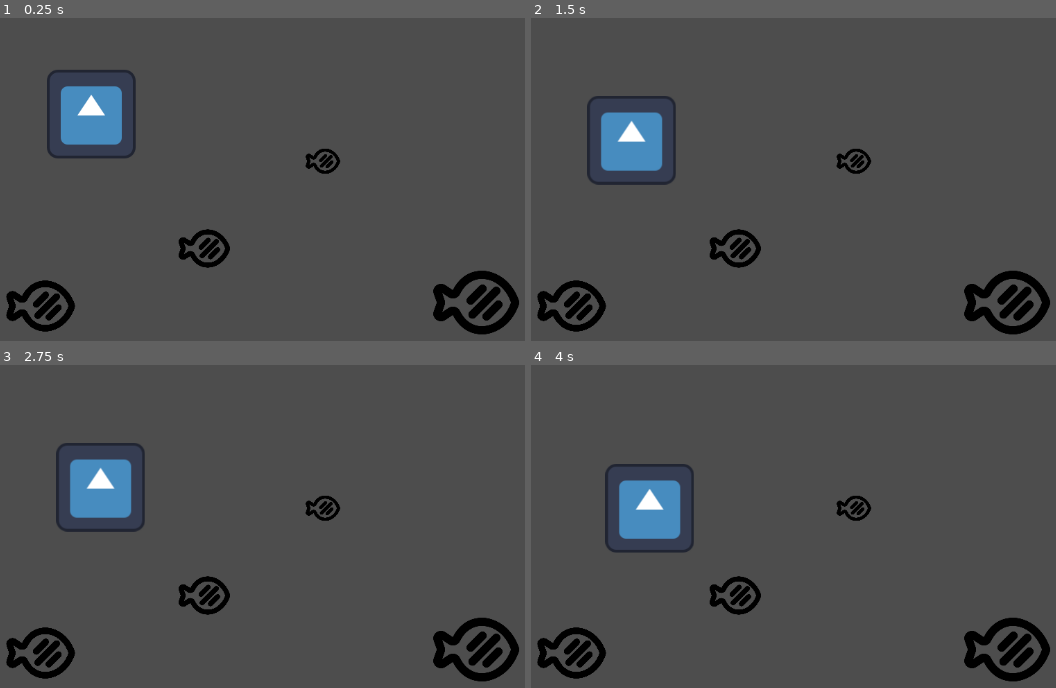
Above: before the commit, frames 1-4 (two rows, left to right).
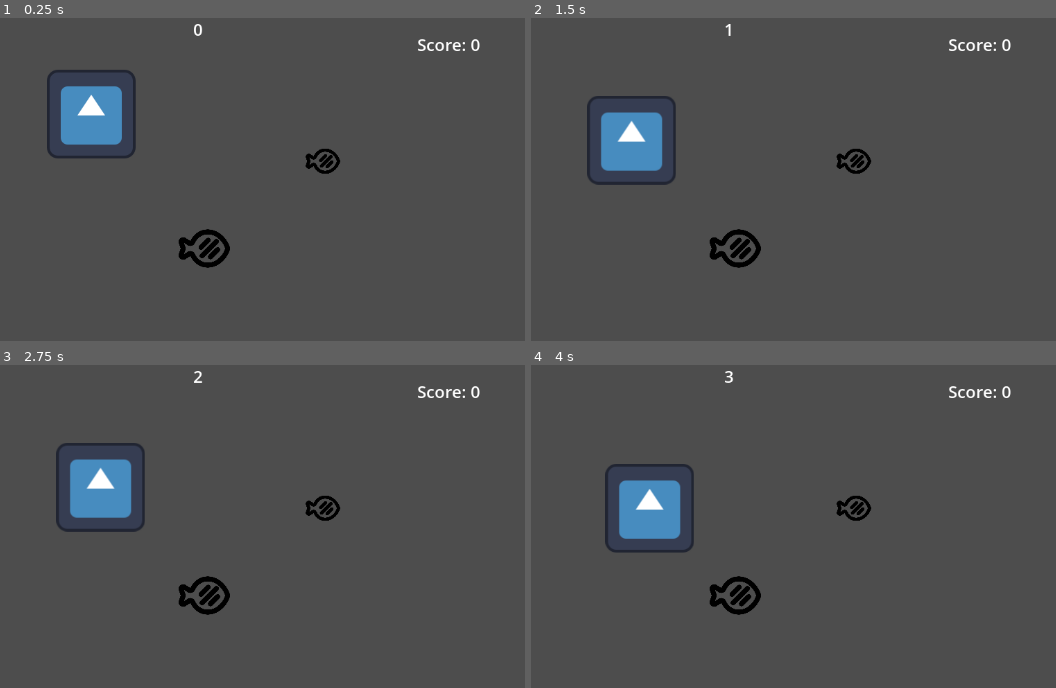
Above: after the commit, the same moments.

Repository: bryanjhdang/gmtk2024
Game: Godot game, scene res://scenes/sandbox.tscn
Same seed, same stepped clock (60 frames per second), same inputs: the game is played once before the commit and once after it. The engine's default icon, where the game draws it, is replaced by a stand-in: a white triangle on a blue panel in a dark square.
Inputs (mouse positions are in pixels of both pictures, inside the frame that each line leads up to):
- Up to frame 1 (0.25 s): no input
- Up to frame 2 (1.5 s): tap Enter at 0.5 s; move the mouse to (1008, 218) at 0.52 s; tap Q (dash) at 0.6 s; tap Space at 1.25 s; move the mouse to (672, 263) at 1.27 s; click (672, 263) at 1.35 s
- Up to frame 3 (2.75 s): tap Enter at 2 s; move the mouse to (383, 487) at 2.02 s; tap Q (dash) at 2.1 s
- Up to frame 4 (4 s): tap Space at 2.75 s; move the mouse to (793, 675) at 2.77 s; click (793, 675) at 2.85 s; tap Enter at 3.5 s; move the mouse to (outside the picture) at 3.52 s; tap Q (dash) at 3.6 s

The runs differ from the first frame. In frame 1, 2.9% of the frame differs, in the area x 1-99%, y 1-99%; in frame 2, 2.9%; in frame 3, 2.9%; in frame 4, 2.9%.

Commit message:
added scoreboard functionality

Diff:
--- a/scenes/game_manager.gd
+++ b/scenes/game_manager.gd
@@ -2,6 +2,14 @@
 
 var score: float = 100
 
+@onready var score_label = %scoreLabel  # Adjust path as needed
+
+
 func add_point(amount: float):
 	score += amount
+	update_score_label()
 	print(score)
+
+func update_score_label() -> void:
+	if score_label:
+		score_label.update_score(score)
--- a/scenes/sandbox.tscn
+++ b/scenes/sandbox.tscn
@@ -4,8 +4,8 @@
 [ext_resource type="PackedScene" uid="uid://dobfx4bhn6edj" path="res://characters/player/player.tscn" id="1_oa5yd"]
 [ext_resource type="PackedScene" uid="uid://cstbqkds6d5hl" path="res://characters/fish/baby_fish.tscn" id="2_e1r8k"]
 [ext_resource type="PackedScene" uid="uid://cbsal0wiyon0b" path="res://characters/fish/small_fish.tscn" id="4_mw18f"]
-[ext_resource type="PackedScene" path="res://characters/fish/medium_fish.tscn" id="5_6w228"]
-[ext_resource type="PackedScene" path="res://characters/fish/large_fish.tscn" id="6_7m8r5"]
+[ext_resource type="Script" path="res://scripts/timer_label.gd" id="5_fh6ij"]
+[ext_resource type="Script" path="res://scripts/score_label.gd" id="6_upw4n"]
 
 [node name="TestingPlayground" type="Node2D"]
 
@@ -18,12 +18,27 @@
 
 [node name="BabyFish" parent="." instance=ExtResource("2_e1r8k")]
 position = Vector2(604, 211)
+value = 0.0
 
 [node name="SmallFish" parent="." instance=ExtResource("4_mw18f")]
 position = Vector2(433, 337)
+value = 0.0
 
-[node name="MediumFish" parent="." instance=ExtResource("5_6w228")]
-position = Vector2(197, 420)
+[node name="timerLabel" type="Label" parent="."]
+offset_left = 417.0
+offset_top = 4.0
+offset_right = 623.0
+offset_bottom = 63.0
+theme_override_font_sizes/font_size = 24
+text = "timer"
+script = ExtResource("5_fh6ij")
 
-[node name="LargeFish" parent="." instance=ExtResource("6_7m8r5")]
-position = Vector2(825, 415)
+[node name="scoreLabel" type="Label" parent="."]
+unique_name_in_owner = true
+offset_left = 740.0
+offset_top = 26.0
+offset_right = 782.0
+offset_bottom = 49.0
+theme_override_font_sizes/font_size = 24
+text = "score"
+script = ExtResource("6_upw4n")
--- /dev/null
+++ b/scripts/score_label.gd
@@ -0,0 +1,10 @@
+extends Label
+
+var score = 0
+
+func update_score(new_score: float) -> void:
+	score = new_score
+
+func _process(delta: float) -> void:
+	text = "Score: %d" % score
+	pass
